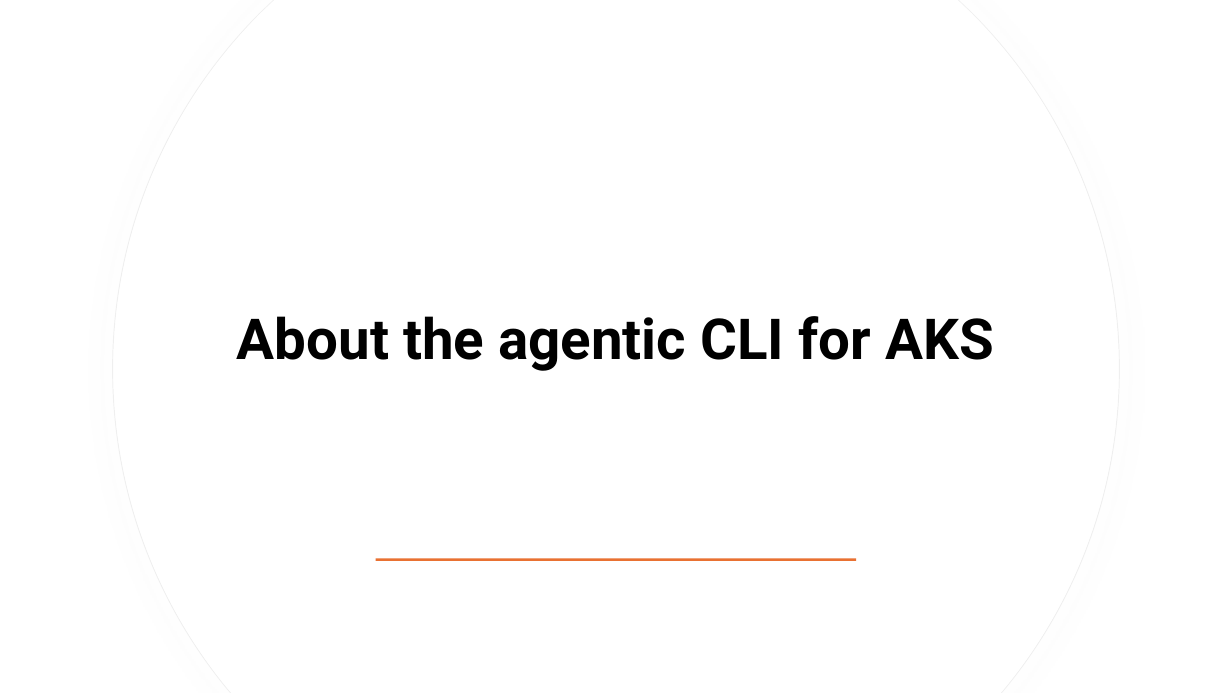
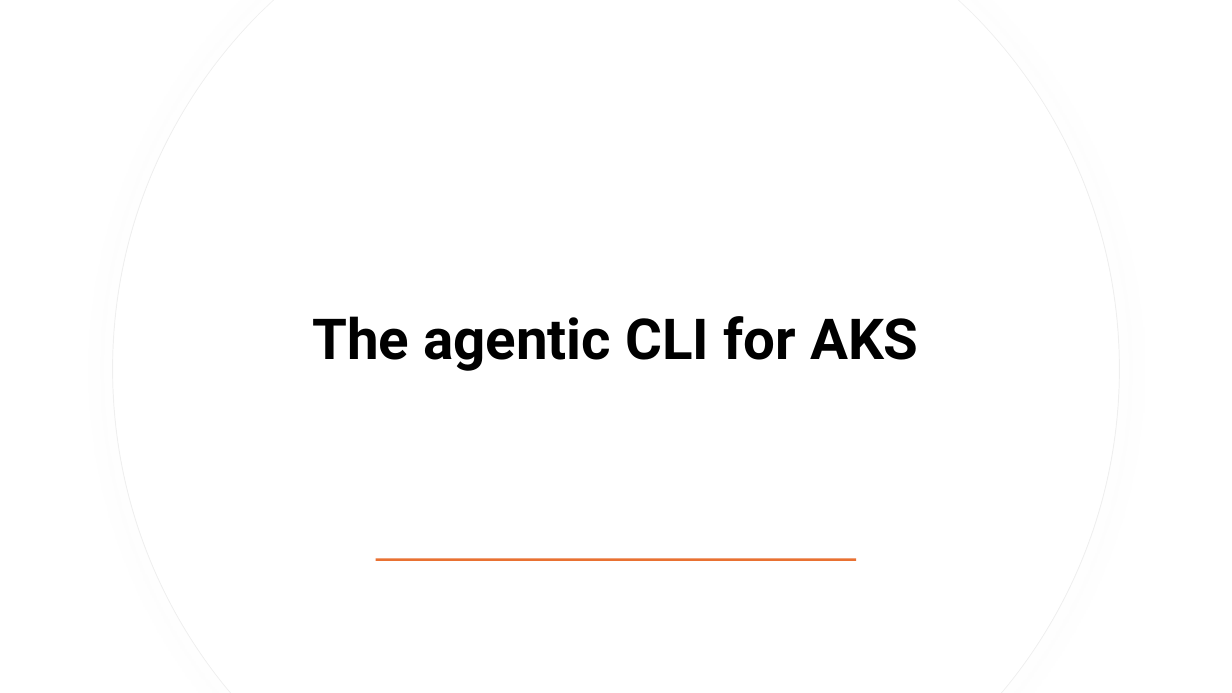
Before and after one commit to fhbilgen/AKSWorkshop, a slide deck: slide 7 of AKS_06_Observability.pptx. Drawn at 1232x693 pixels with LibreOffice and Linux fonts; fonts in the diff are those of the drawing. Boxes give left, top, right and bottom in pixels: in the first picture for what was removed or moved away, otherwise in the second. Text is boxed around its words. In the diff, an @@ line names an element or a change of style, - is before the commit and + after.

```diff
--- a/AKS_06_Observability.pptx
+++ b/AKS_06_Observability.pptx
@@ title at (312,316,919,371): text changed @@
-About the agentic CLI for AKS
+The agentic CLI for AKS
```
Also in this commit, not shown: 20 other files.
